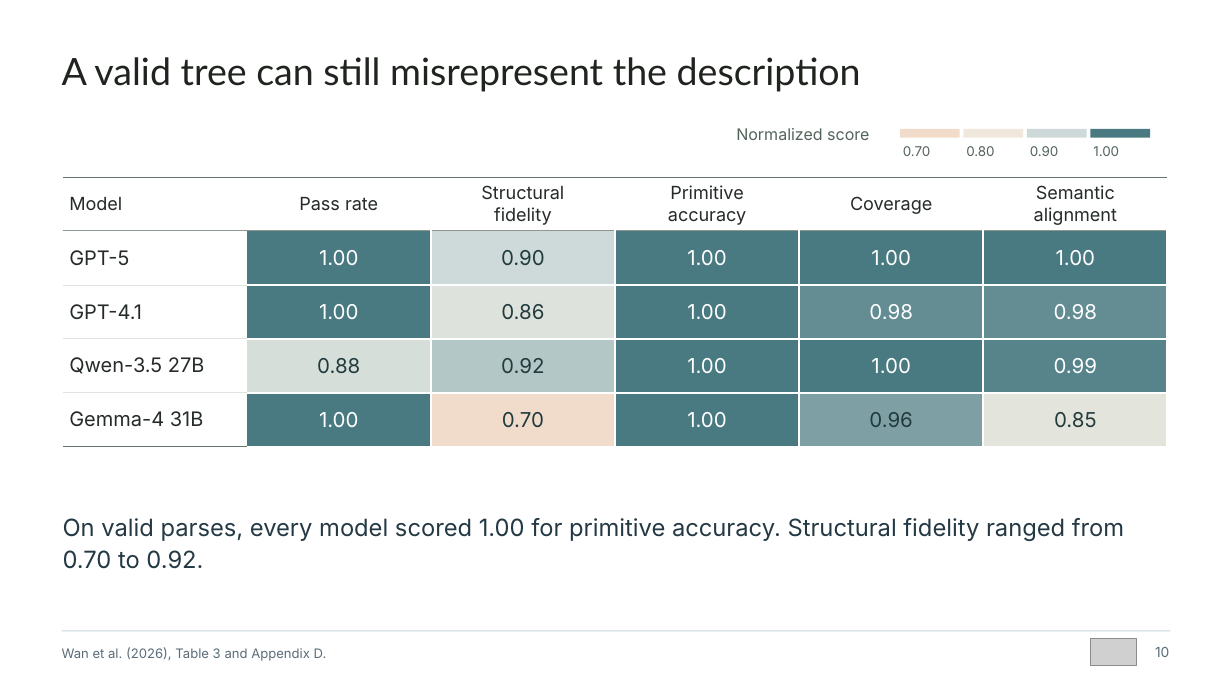
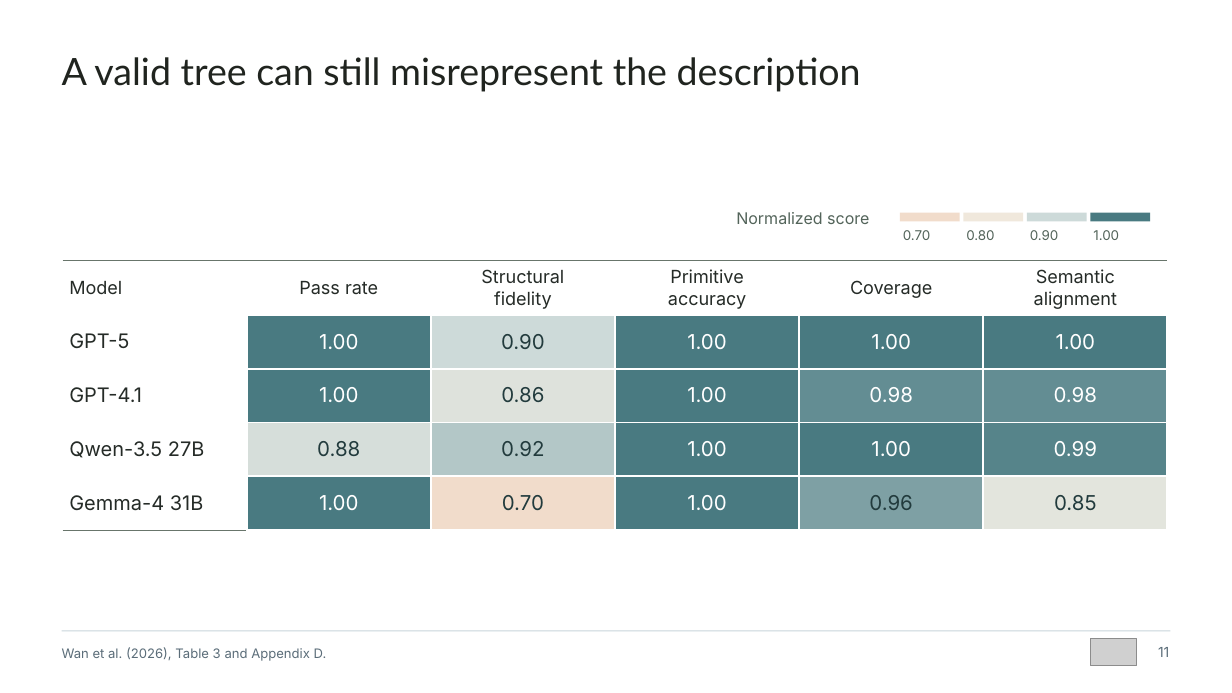
Before and after one commit to cw-wan/elegant-academic-slides-skill, a slide deck: slide 11 of examples/v0.2.0/slb-webinar-2026-11-25/SLB-Webinar-261125.pptx (slide 10 before the commit). Drawn at 1232x693 pixels with LibreOffice and Linux fonts; fonts in the diff are those of the drawing; grey boxes stand for pictures. Boxes give left, top, right and bottom in pixels: in the first picture for what was removed or moved away, otherwise in the second. Text is boxed around its words. In the diff, an @@ line names an element or a change of style, - is before the commit and + after.

```diff
--- a/examples/v0.2.0/slb-webinar-2026-11-25/SLB-Webinar-261125.pptx
+++ b/examples/v0.2.0/slb-webinar-2026-11-25/SLB-Webinar-261125.pptx
@@ 5 texts, 4 rectangles, 1 table: place and size @@
-5 texts, 4 rectangles, 1 table at [63,128,1166,447]
+5 texts, 4 rectangles, 1 table at [63,212,1166,531]
@@ table at [63,261,1166,531] @@
@@ borders changed @@
@@ text removed at [63,518,1124,569] @@
-On valid parses, every model scored 1.00 for primitive accuracy. Structural fidelity ranged from 0.70 to 0.92.
@@ text at [1158,647,1169,657]: text changed @@
-10
+11
```
Also in this commit, not shown: 18 other slides changed, 2 slides added, 14 other files.
